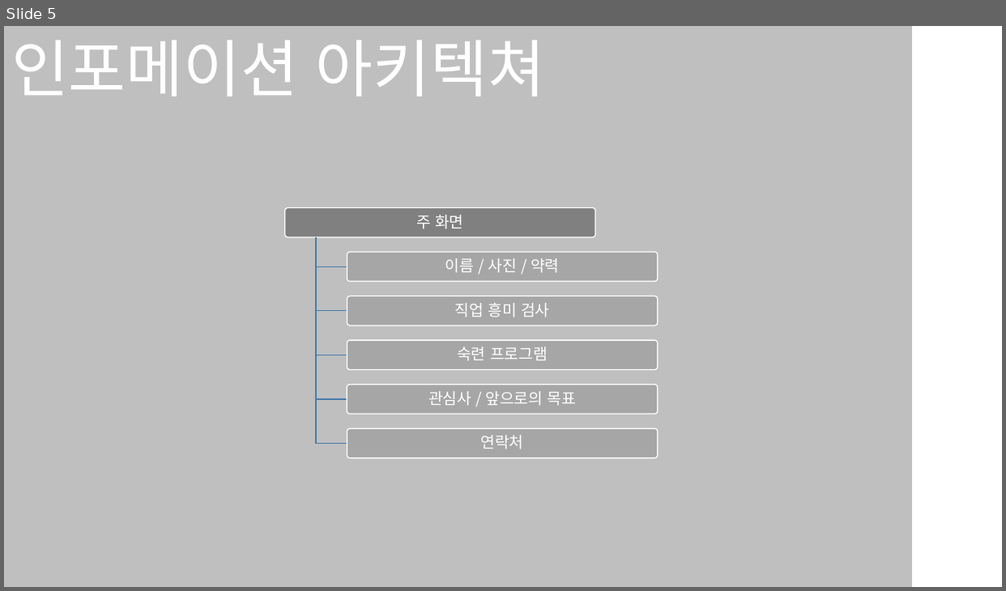
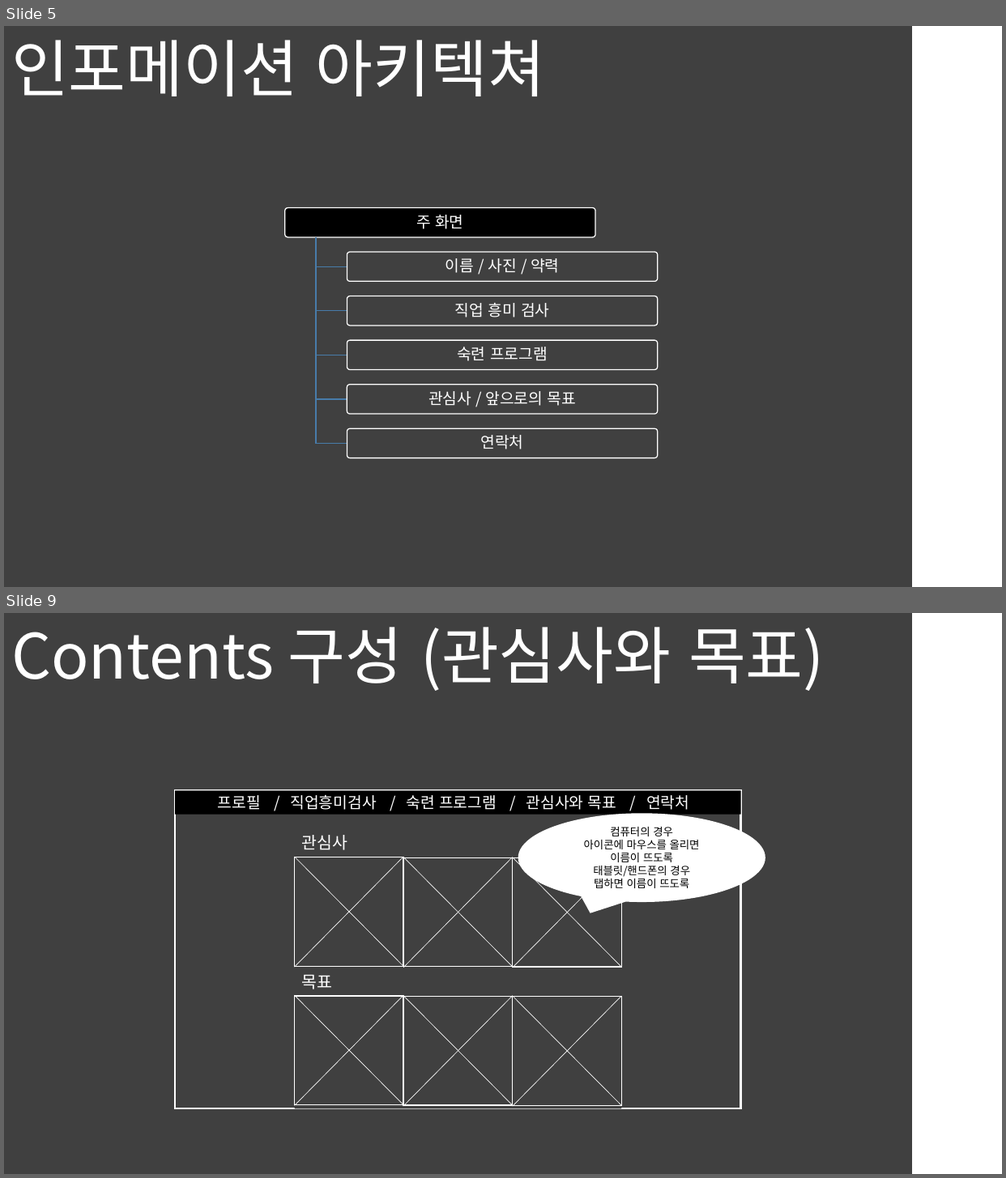
Before and after one commit to KTW-WTF/DJ, a slide deck: 자기소개서.pptx. Shown one above the other, each under a label of ours: slide 5 before the commit, slides 5 and 9 after it; the slides between them are not shown. The pictures are 1006x591 and 1006x1178 pixels, drawn with LibreOffice and Linux fonts; fonts in the diff are those of the drawing. Boxes give left, top, right and bottom in pixels: in the first picture for what was removed or moved away, otherwise in the second. Text is boxed around its words. In the diff, an @@ line names an element or a change of style, - is before the commit and + after.

```diff
--- a/자기소개서.pptx
+++ b/자기소개서.pptx
@@ slide 9 added at bbox=[4, 613, 1002, 1174], background #FFFFFF @@
@@ rectangle added at bbox=[4, 613, 912, 1174], fill #404040 @@
@@ text added at bbox=[11, 627, 825, 691], 60 pt, text #FFFFFF @@
+Contents 구성 (관심사와 목표)
@@ rectangle added at bbox=[176, 791, 741, 1110], fill #404040, outline #FFFFFF 1.75 pt @@
@@ rectangle added at bbox=[176, 791, 741, 815], fill #000000, 15 pt, text #FFFFFF @@
+프로필 / 직업흥미검사 / 숙련 프로그램 / 관심사와 목표 / 연락처
@@ rectangle added at bbox=[295, 829, 621, 1110], fill #404040 @@
@@ speech bubble added at bbox=[518, 814, 765, 903], fill #FFFFFF, 10.5 pt, text #000000 @@
+컴퓨터의 경우
+아이콘에 마우스를 올리면
+이름이 뜨도록
+태블릿/핸드폰의 경우
+탭하면 이름이 뜨도록
@@ text added at bbox=[302, 835, 348, 850], 16 pt, text #FFFFFF @@
+관심사
@@ rectangle added at bbox=[295, 858, 404, 967], fill #404040, outline #FFFFFF 1 pt @@
@@ line added from (295, 857) to (404, 966), #FFFFFF 0.5 pt @@
@@ line added from (404, 857) to (295, 967), #FFFFFF 0.5 pt @@
@@ rectangle added at bbox=[404, 858, 513, 967], fill #404040, outline #FFFFFF 1 pt @@
@@ line added from (404, 857) to (513, 967), #FFFFFF 0.5 pt @@
@@ line added from (513, 857) to (404, 968), #FFFFFF 0.5 pt @@
@@ rectangle added at bbox=[513, 858, 621, 967], fill #404040, outline #FFFFFF 1 pt @@
@@ line added from (513, 858) to (621, 967), #FFFFFF 0.5 pt @@
@@ line added from (621, 858) to (513, 968), #FFFFFF 0.5 pt @@
@@ text added at bbox=[302, 975, 333, 990], 16 pt, text #FFFFFF @@
+목표
@@ rectangle added at bbox=[295, 996, 404, 1105], fill #404040, outline #FFFFFF 1 pt @@
@@ line added from (295, 995) to (404, 1105), #FFFFFF 0.5 pt @@
@@ line added from (404, 995) to (295, 1105), #FFFFFF 0.5 pt @@
@@ rectangle added at bbox=[404, 996, 513, 1105], fill #404040, outline #FFFFFF 1 pt @@
@@ line added from (404, 996) to (513, 1105), #FFFFFF 0.5 pt @@
@@ line added from (513, 996) to (404, 1106), #FFFFFF 0.5 pt @@
@@ rectangle added at bbox=[513, 997, 621, 1106], fill #404040, outline #FFFFFF 1 pt @@
@@ line added from (513, 996) to (621, 1105), #FFFFFF 0.5 pt @@
@@ line added from (621, 996) to (513, 1106), #FFFFFF 0.5 pt @@
@@ slide 5 changed as well @@
@@ rectangle at bbox=[4, 26, 912, 587]: fill #BFBFBF to #404040 @@
@@ rounded rectangle at bbox=[285, 208, 595, 237]: fill #808080 to #000000 @@
@@ fill #A6A6A6 to #404040 in 5 elements at bbox=[347, 252, 658, 281], bbox=[347, 297, 658, 326], bbox=[347, 340, 658, 369], bbox=[347, 385, 658, 414], bbox=[347, 429, 658, 458] @@
```
Also in this commit, not shown: 10 other slides changed, 3 other slides added, 9 other files.
